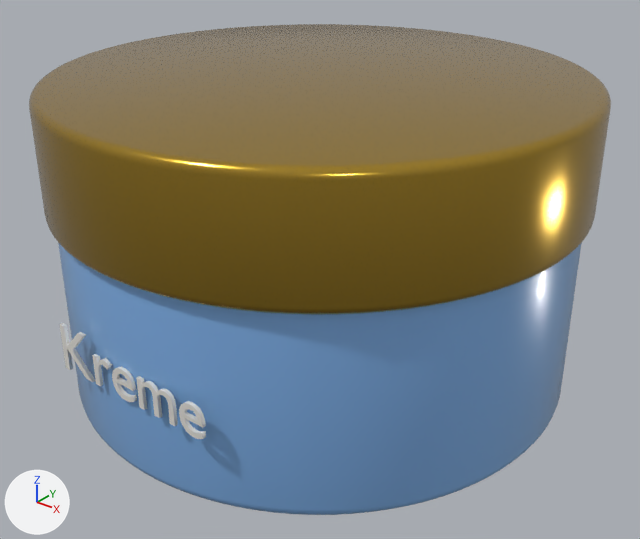
The glTF model kreme-jar.glb: old version first, new version second.
Before and after are seen from a 50 mm lens placed at (1.262, -1.577, 1.245), pointed at (0.028, -0.035, 0.289). Every picture has the same lights, and +X, +Y and +Z are marked at lower left. The first picture is the older version. Where no turn or scale is listed for an object, it has been applied to the vertices. Vertices at exactly the same position are counted once.

Names of what the first picture shows: 'Text', 'body', 'lid'.
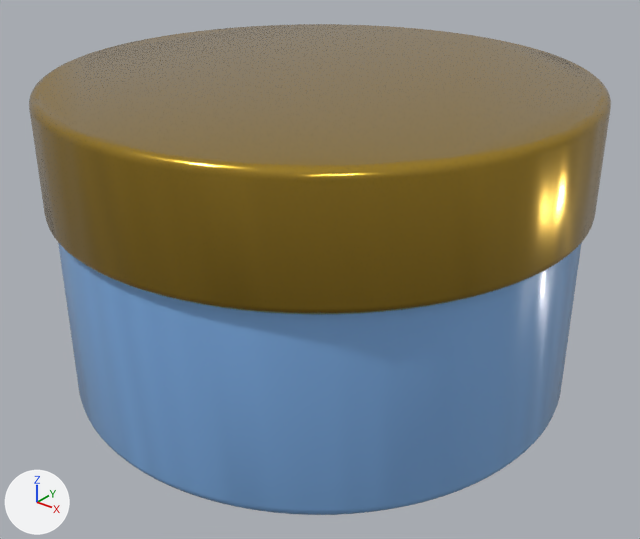
The newer file is also rescaled (x1.016), turned or shifted as a whole; pictures and numbers use the older file's frame.

Pixel boxes [x1, y1, x2, y2] of what changed, in the pictures (640 x 539 px):
'lid', shading changed: [49, 24, 579, 297] in both
'body', shading changed: [71, 266, 556, 477] in both
'Text', deleted: before [59, 323, 206, 439]

Diff of the bpy script that builds the scene:
```diff
--- a/kreme-jar.glb.py
+++ b/kreme-jar.glb.py
@@ me_cylinder @@
 me_cylinder.from_pydata(...)  # 925 vertices, 1846 faces; spans x -0.62..0.62, y -0.62..0.62, z -0.25..0.25
 # used by ob_body; location = (0.0, 0.0, 0.25)
+# me_cylinder part 1: its shading normals changed
 me_cylinder.materials.append(mat_body)
@@ me_cylinder_001 @@
 me_cylinder_001.from_pydata(...)  # 936 vertices, 1868 faces; spans x -0.64..0.64, y -0.64..0.64, z -0.14..0.14
 # used by ob_lid; location = (0.0, 0.0, 0.62)
+# me_cylinder_001 part 2: its shading normals changed
 me_cylinder_001.materials.append(mat_lid)
@@ ob_text @@
-ob_text = bpy.data.objects.new('Text', me_text)
-ob_text.location = (0.003, -0.625, 0.256)
```
